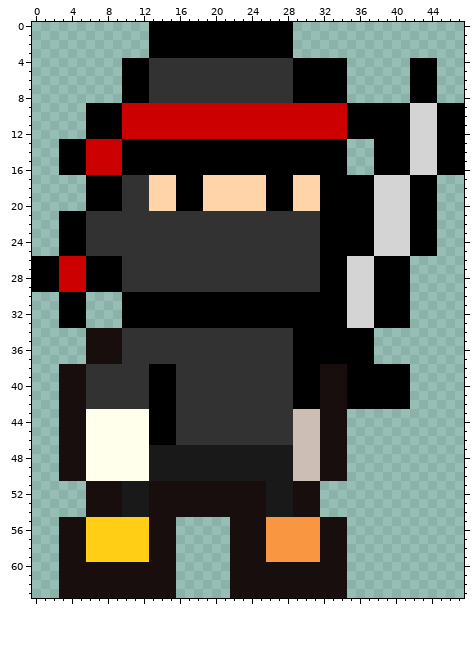
File history of a pixel-art sprite, assets/redNinja/idle/0.png. That is the earlier state.
The file is 48x64 pixels.
Once edited:
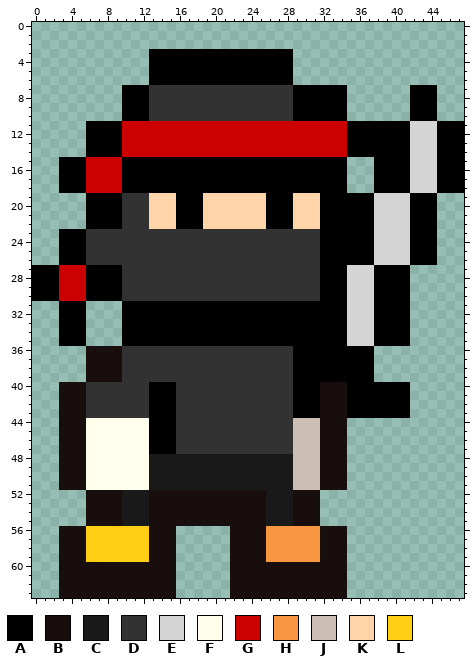
Palette (. is transparent): A #000000  B #190e0e  C #191919  D #323232  E #d4d4d4  F #ffffeb  G #cd0000  H #f89642  J #ccbeb4  K #ffd4a8  L #ffce15
The exact change:
@@ x 0..47 @@
- 0 .............AAAAAAAAAAAAAAAA...................
- 1 .............AAAAAAAAAAAAAAAA...................
- 2 .............AAAAAAAAAAAAAAAA...................
+ 0 ................................................
+ 1 ................................................
+ 2 ................................................
  3 .............AAAAAAAAAAAAAAAA...................
- 4 ..........AAADDDDDDDDDDDDDDDDAAAAAA.......AAA...
- 5 ..........AAADDDDDDDDDDDDDDDDAAAAAA.......AAA...
- 6 ..........AAADDDDDDDDDDDDDDDDAAAAAA.......AAA...
+ 4 .............AAAAAAAAAAAAAAAA...................
+ 5 .............AAAAAAAAAAAAAAAA...................
+ 6 .............AAAAAAAAAAAAAAAA...................
  7 ..........AAADDDDDDDDDDDDDDDDAAAAAA.......AAA...
  8 ..........AAADDDDDDDDDDDDDDDDAAAAAA.......AAA...
- 9 ......AAAAGGGGGGGGGGGGGGGGGGGGGGGGGAAAAAAAEEEAAA
-10 ......AAAAGGGGGGGGGGGGGGGGGGGGGGGGGAAAAAAAEEEAAA
+ 9 ..........AAADDDDDDDDDDDDDDDDAAAAAA.......AAA...
+10 ..........AAADDDDDDDDDDDDDDDDAAAAAA.......AAA...
 11 ......AAAAGGGGGGGGGGGGGGGGGGGGGGGGGAAAAAAAEEEAAA
 12 ......AAAAGGGGGGGGGGGGGGGGGGGGGGGGGAAAAAAAEEEAAA
-13 ...AAAGGGGAAAAAAAAAAAAAAAAAAAAAAAAA...AAAAEEEAAA
-14 ...AAAGGGGAAAAAAAAAAAAAAAAAAAAAAAAA...AAAAEEEAAA
+13 ......AAAAGGGGGGGGGGGGGGGGGGGGGGGGGAAAAAAAEEEAAA
+14 ......AAAAGGGGGGGGGGGGGGGGGGGGGGGGGAAAAAAAEEEAAA
 15 ...AAAGGGGAAAAAAAAAAAAAAAAAAAAAAAAA...AAAAEEEAAA
 16 ...AAAGGGGAAAAAAAAAAAAAAAAAAAAAAAAA...AAAAEEEAAA
-17 ......AAAADDDKKKAAAKKKKKKKAAAKKKAAAAAAEEEEAAA...
-18 ......AAAADDDKKKAAAKKKKKKKAAAKKKAAAAAAEEEEAAA...
+17 ...AAAGGGGAAAAAAAAAAAAAAAAAAAAAAAAA...AAAAEEEAAA
+18 ...AAAGGGGAAAAAAAAAAAAAAAAAAAAAAAAA...AAAAEEEAAA
 19 ......AAAADDDKKKAAAKKKKKKKAAAKKKAAAAAAEEEEAAA...
 20 ......AAAADDDKKKAAAKKKKKKKAAAKKKAAAAAAEEEEAAA...
-21 ...AAADDDDDDDDDDDDDDDDDDDDDDDDDDAAAAAAEEEEAAA...
-22 ...AAADDDDDDDDDDDDDDDDDDDDDDDDDDAAAAAAEEEEAAA...
+21 ......AAAADDDKKKAAAKKKKKKKAAAKKKAAAAAAEEEEAAA...
+22 ......AAAADDDKKKAAAKKKKKKKAAAKKKAAAAAAEEEEAAA...
 23 ...AAADDDDDDDDDDDDDDDDDDDDDDDDDDAAAAAAEEEEAAA...
@@ x 0..47 @@
 25 ...AAADDDDDDDDDDDDDDDDDDDDDDDDDDAAAAAAEEEEAAA...
-26 AAAGGGAAAADDDDDDDDDDDDDDDDDDDDDDAAAEEEAAAA......
+26 ...AAADDDDDDDDDDDDDDDDDDDDDDDDDDAAAAAAEEEEAAA...
 27 AAAGGGAAAADDDDDDDDDDDDDDDDDDDDDDAAAEEEAAAA......
@@ x 0..47 @@
 29 AAAGGGAAAADDDDDDDDDDDDDDDDDDDDDDAAAEEEAAAA......
-30 ...AAA....AAAAAAAAAAAAAAAAAAAAAAAAAEEEAAAA......
+30 AAAGGGAAAADDDDDDDDDDDDDDDDDDDDDDAAAEEEAAAA......
 31 ...AAA....AAAAAAAAAAAAAAAAAAAAAAAAAEEEAAAA......
@@ x 0..47 @@
 33 ...AAA....AAAAAAAAAAAAAAAAAAAAAAAAAEEEAAAA......
-34 ......BBBBDDDDDDDDDDDDDDDDDDDAAAAAAAAA..........
-35 ......BBBBDDDDDDDDDDDDDDDDDDDAAAAAAAAA..........
+34 ...AAA....AAAAAAAAAAAAAAAAAAAAAAAAAEEEAAAA......
+35 ...AAA....AAAAAAAAAAAAAAAAAAAAAAAAAEEEAAAA......
 36 ......BBBBDDDDDDDDDDDDDDDDDDDAAAAAAAAA..........
 37 ......BBBBDDDDDDDDDDDDDDDDDDDAAAAAAAAA..........
-38 ...BBBDDDDDDDAAADDDDDDDDDDDDDAAABBBAAAAAAA......
-39 ...BBBDDDDDDDAAADDDDDDDDDDDDDAAABBBAAAAAAA......
+38 ......BBBBDDDDDDDDDDDDDDDDDDDAAAAAAAAA..........
+39 ......BBBBDDDDDDDDDDDDDDDDDDDAAAAAAAAA..........
 40 ...BBBDDDDDDDAAADDDDDDDDDDDDDAAABBBAAAAAAA......
@@ x 0..47 @@
 42 ...BBBDDDDDDDAAADDDDDDDDDDDDDAAABBBAAAAAAA......
-43 ...BBBFFFFFFFAAADDDDDDDDDDDDDJJJBBB.............
+43 ...BBBDDDDDDDAAADDDDDDDDDDDDDAAABBBAAAAAAA......
 44 ...BBBFFFFFFFAAADDDDDDDDDDDDDJJJBBB.............
@@ x 11..30 @@
 46 FFAAADDDDDDDDDDDDDJJ
-47 FFCCCCCCCCCCCCCCCCJJ
+47 FFAAADDDDDDDDDDDDDJJ
 48 FFCCCCCCCCCCCCCCCCJJ
@@ x 0..47 @@
 50 ...BBBFFFFFFFCCCCCCCCCCCCCCCCJJJBBB.............
-51 ......BBBBCCCBBBBBBBBBBBBBCCCBBB................
+51 ...BBBFFFFFFFCCCCCCCCCCCCCCCCJJJBBB.............
 52 ......BBBBCCCBBBBBBBBBBBBBCCCBBB................
@@ x 0..47 @@
 54 ......BBBBCCCBBBBBBBBBBBBBCCCBBB................
-55 ...BBBLLLLLLLBBB......BBBBHHHHHHBBB.............
+55 ......BBBBCCCBBBBBBBBBBBBBCCCBBB................
 56 ...BBBLLLLLLLBBB......BBBBHHHHHHBBB.............
